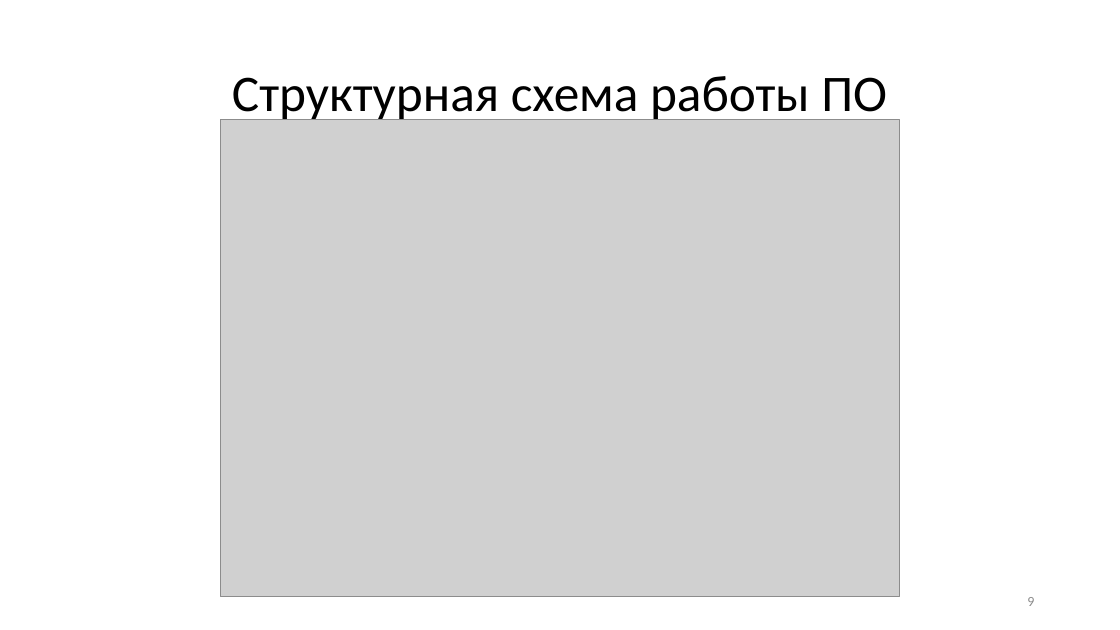
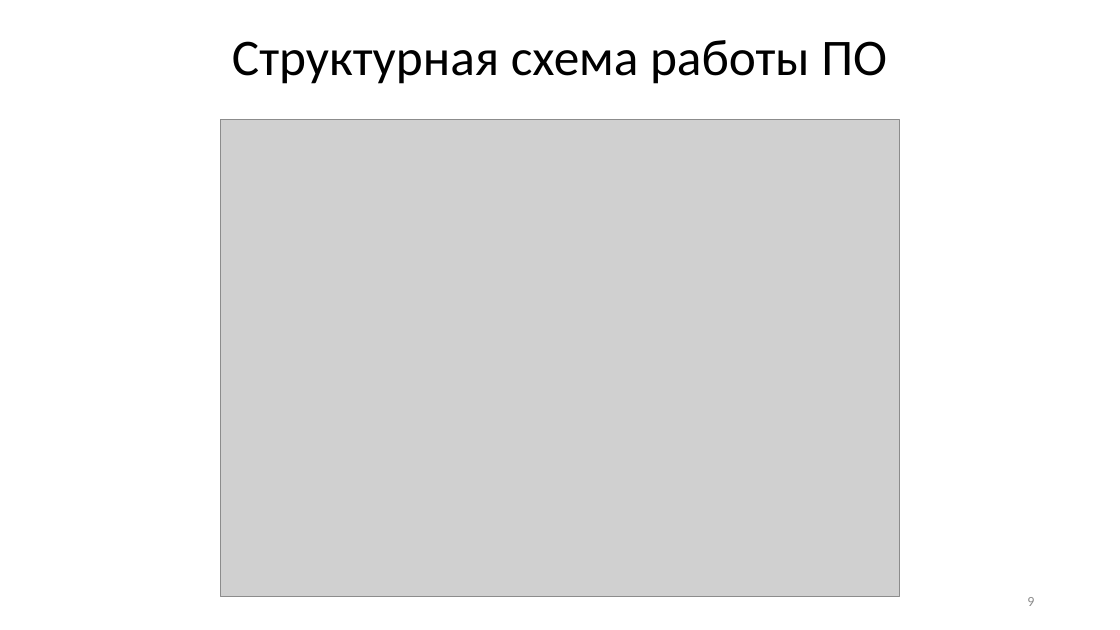
Before and after one commit to wei-blip/diploma, a slide deck: slide 9 of предзащита.pptx. Drawn at 1120x630 pixels with LibreOffice and Linux fonts; fonts in the diff are those of the drawing; grey boxes stand for pictures. Boxes give left, top, right and bottom in pixels: in the first picture for what was removed or moved away, otherwise in the second. Text is boxed around its words. In the diff, an @@ line names an element or a change of style, - is before the commit and + after.

```diff
--- a/предзащита.pptx
+++ b/предзащита.pptx
@@ title "Структурная схема работы ПО": place and size @@
-title "Структурная схема работы ПО" at bbox=[232, 76, 887, 123]
+title "Структурная схема работы ПО" at bbox=[232, 40, 887, 84]
```
Also in this commit, not shown: 6 other slides changed, 1 slide added, 10 other files.
